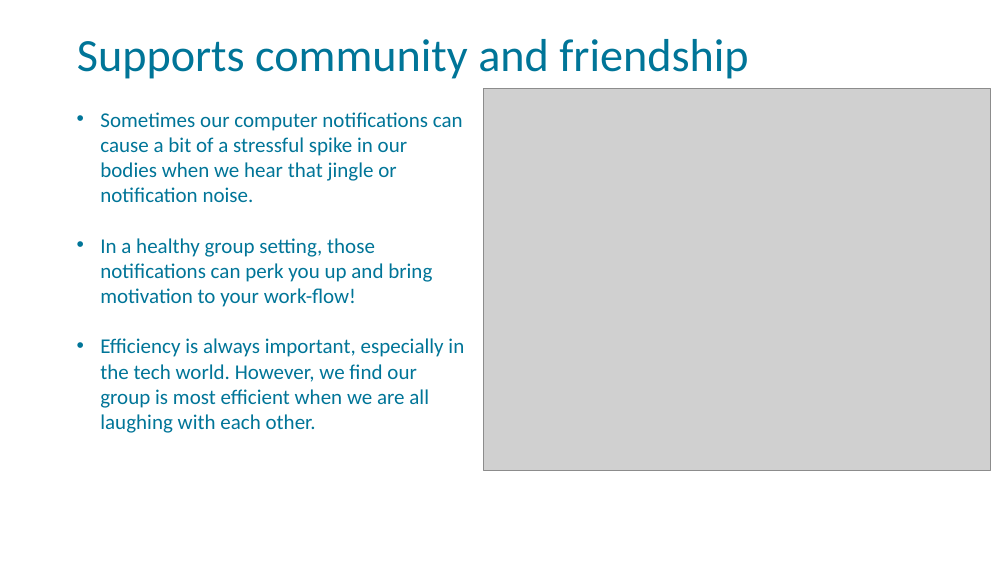
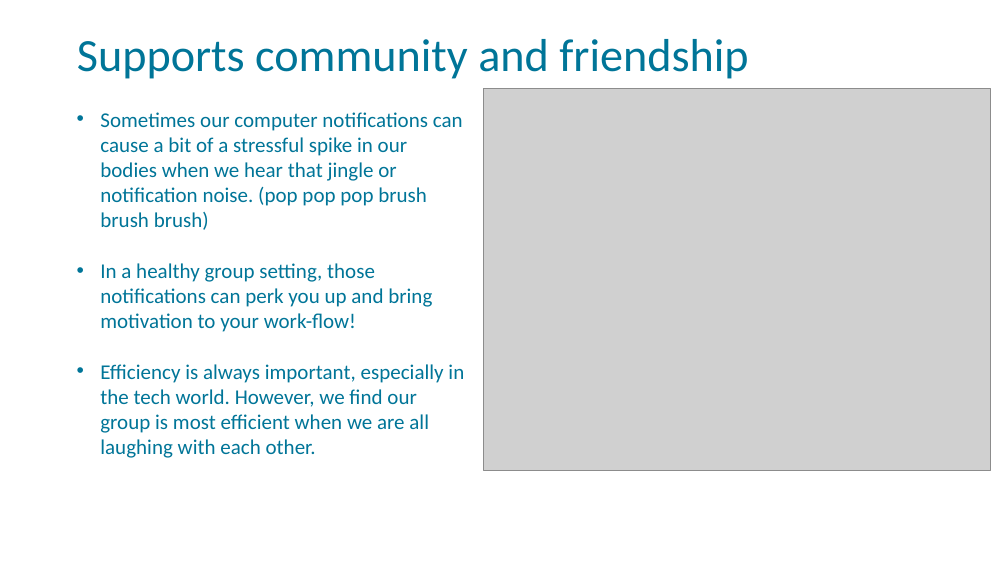
Before and after one commit to FSCJ-FacultyDev/HITEC2024, a slide deck: slide 23 of LeveragingSlackForStudentCollaboration.pptx (slide 27 before the commit). Drawn at 1008x567 pixels with LibreOffice and Linux fonts; fonts in the diff are those of the drawing; grey boxes stand for pictures; background and template pictures are left out. Boxes give left, top, right and bottom in pixels: in the first picture for what was removed or moved away, otherwise in the second. Text is boxed around its words. In the diff, an @@ line names an element or a change of style, - is before the commit and + after.

```diff
--- a/LeveragingSlackForStudentCollaboration.pptx
+++ b/LeveragingSlackForStudentCollaboration.pptx
@@ text at (100, 112, 463, 230): text changed @@
-• Sometimes our computer notifications can cause a bit of a stressful spike in our bodies when we hear that jingle or notification noise.
+• Sometimes our computer notifications can cause a bit of a stressful spike in our bodies when we hear that jingle or notification noise. (pop pop pop brush brush brush)
```
Also in this commit, not shown: 5 other slides changed, 3 slides added, 7 slides removed.
